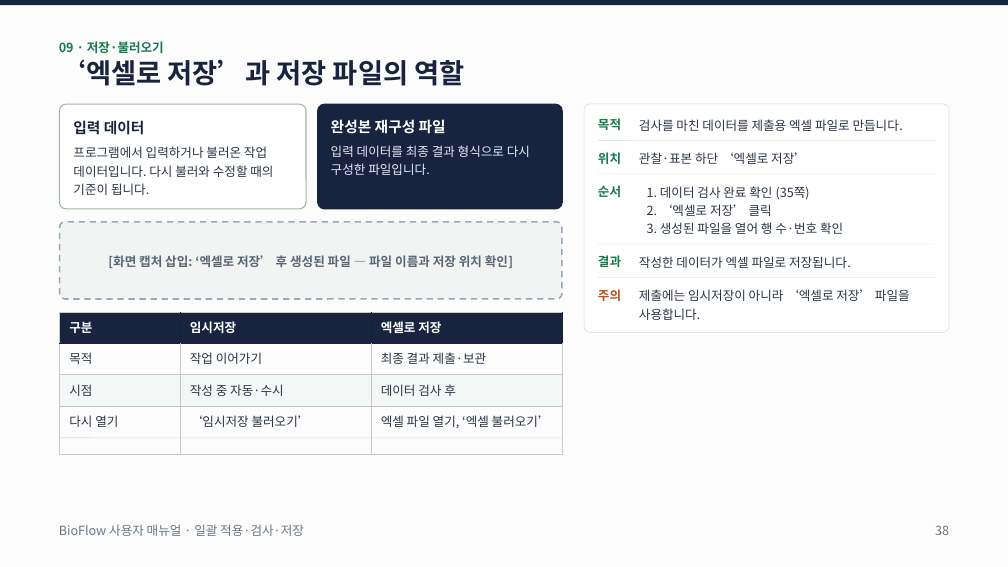
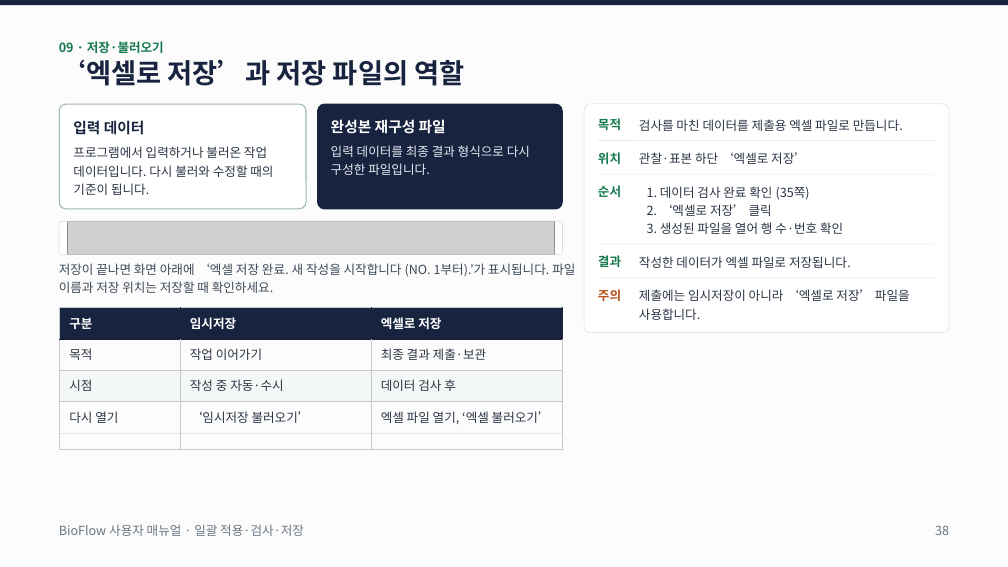
Before and after one commit to jin123346/BioFlow, a slide deck: slide 38 of docs/presentation/BioFlow 사용자 매뉴얼.pptx. Drawn at 1008x567 pixels with LibreOffice and Linux fonts; fonts in the diff are those of the drawing; grey boxes stand for pictures. Boxes give left, top, right and bottom in pixels: in the first picture for what was removed or moved away, otherwise in the second. Text is boxed around its words. In the diff, an @@ line names an element or a change of style, - is before the commit and + after.

```diff
--- a/docs/presentation/BioFlow 사용자 매뉴얼.pptx
+++ b/docs/presentation/BioFlow 사용자 매뉴얼.pptx
@@ rounded rectangle added at (x1=59, y1=221, x2=563, y2=254), fill #FFFFFF @@
@@ rounded rectangle added at (x1=59, y1=222, x2=563, y2=255), outline #D5DFD9 0.5 pt @@
@@ rounded rectangle removed at (x1=60, y1=222, x2=563, y2=299) @@
-[화면 캡처 삽입: ‘엑셀로 저장’ 후 생성된 파일 — 파일 이름과 저장 위치 확인]
@@ picture added at (x1=67, y1=222, x2=554, y2=254) @@
@@ text added at (x1=59, y1=263, x2=575, y2=293), 12 pt, text #3E4A59 @@
+저장이 끝나면 화면 아래에 ‘엑셀 저장 완료. 새 작성을 시작합니다 (NO. 1부터).’가 표시됩니다. 파일 이름과 저장 위치는 저장할 때 확인하세요.
@@ 2 lines, 1 table moved together from (x1=59, y1=312, x2=563, y2=438) to (x1=59, y1=307, x2=563, y2=434) @@
```
Also in this commit, not shown: 6 other slides changed, 8 other files.
